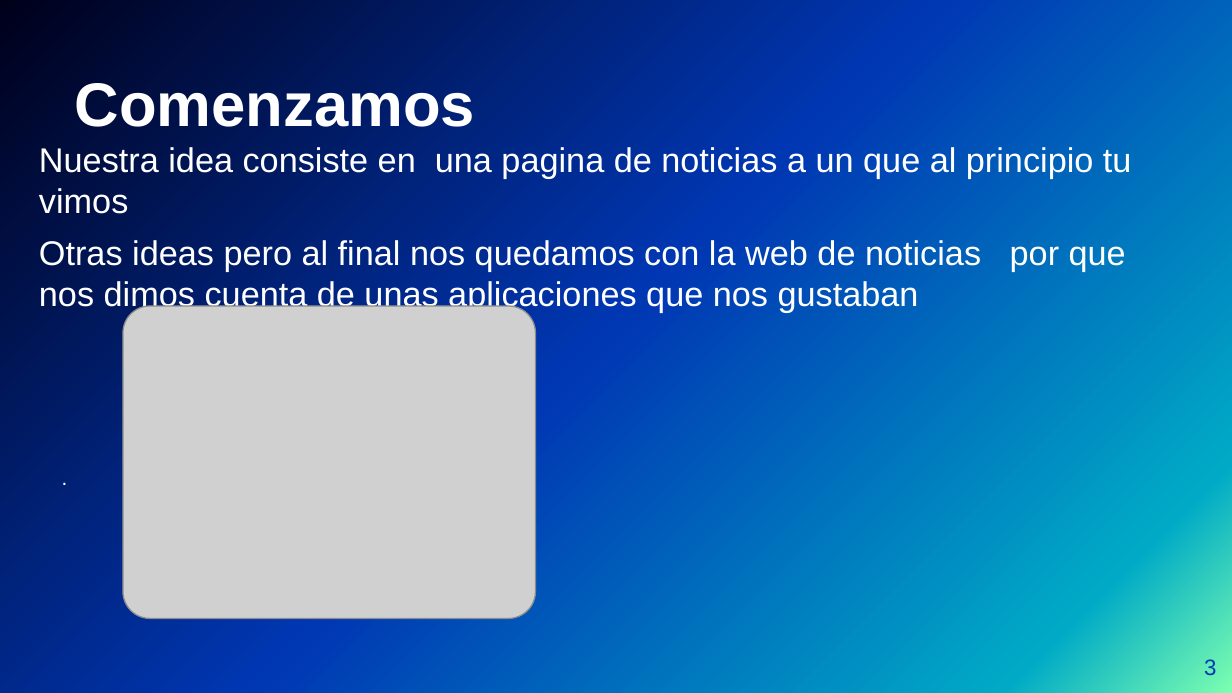
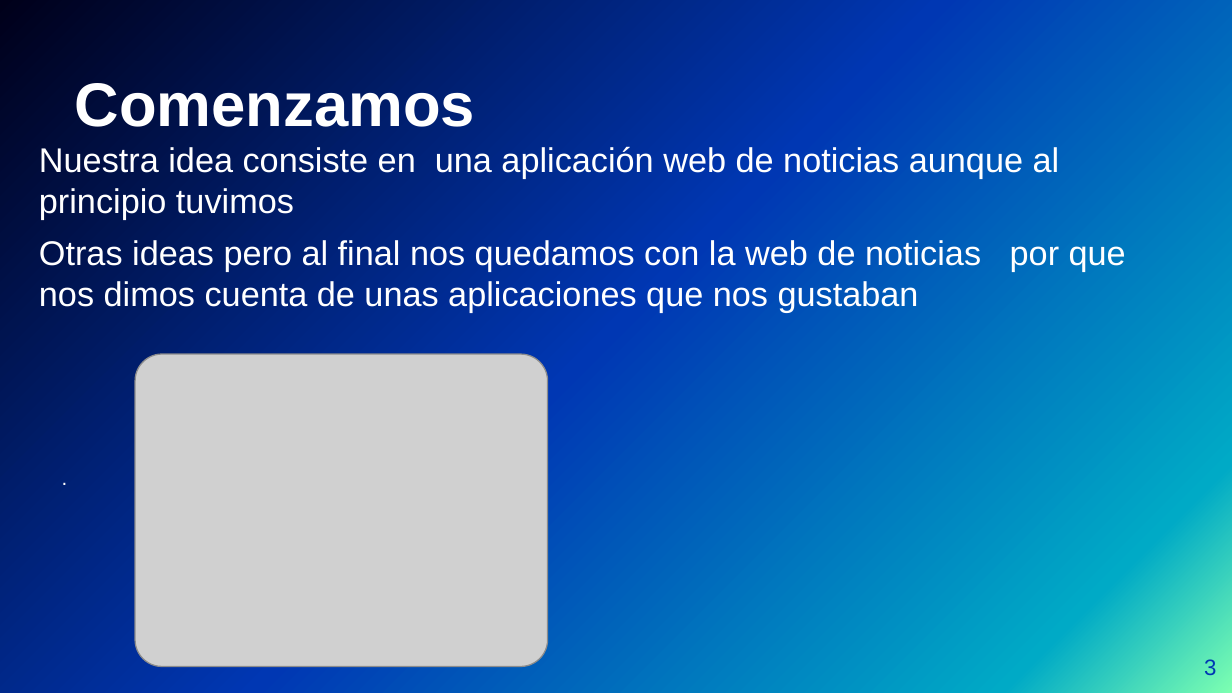
Before and after one commit to Tiinocm/ProyectoIntegrado, a slide deck: slide 3 of carles/presentacion de cronos.pptx. Drawn at 1232x693 pixels with LibreOffice and Linux fonts; fonts in the diff are those of the drawing; grey boxes stand for pictures; background and template pictures are left out. Boxes give left, top, right and bottom in pixels: in the first picture for what was removed or moved away, otherwise in the second. Text is boxed around its words. In the diff, an @@ line names an element or a change of style, - is before the commit and + after.

```diff
--- a/carles/presentacion de cronos.pptx
+++ b/carles/presentacion de cronos.pptx
@@ text at [39,146,1060,220]: text changed @@
-Nuestra idea consiste en una pagina de noticias a un que al principio tu vimos
+Nuestra idea consiste en una aplicación web de noticias aunque al principio tuvimos
@@ picture: place and size @@
-picture at [123,306,536,618]
+picture at [136,354,548,667]
```
Also in this commit, not shown: 3 other slides changed, 5 slides added, 11 slides removed, 3 other files.
